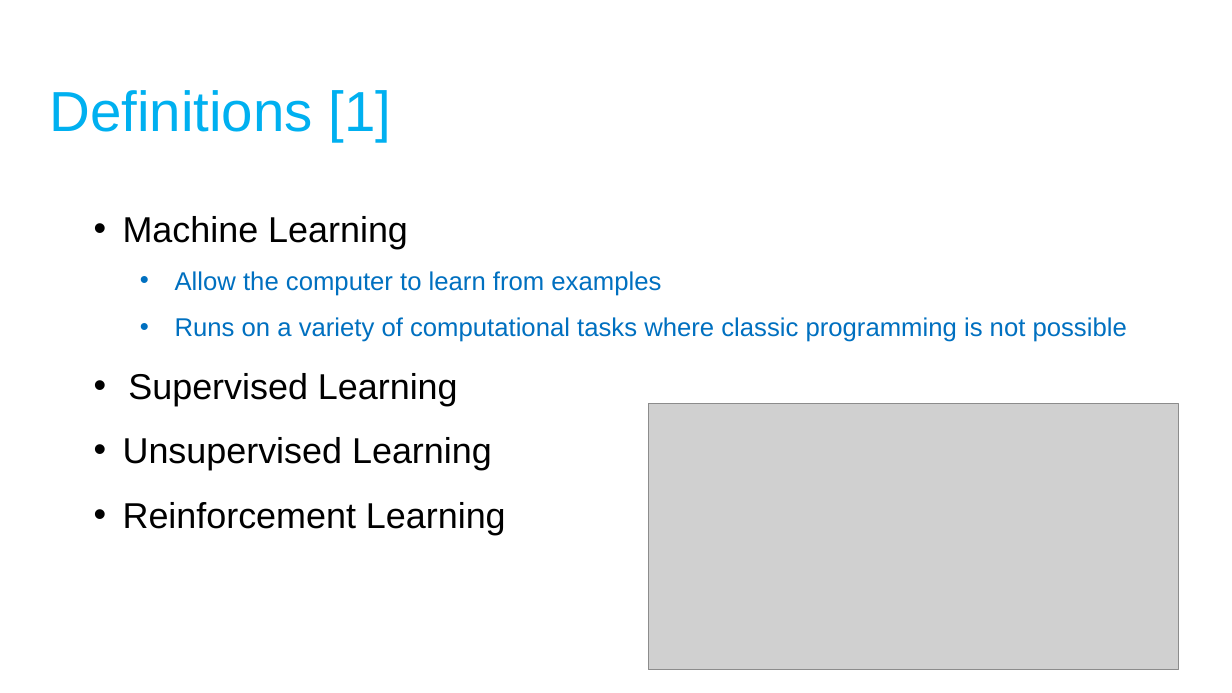
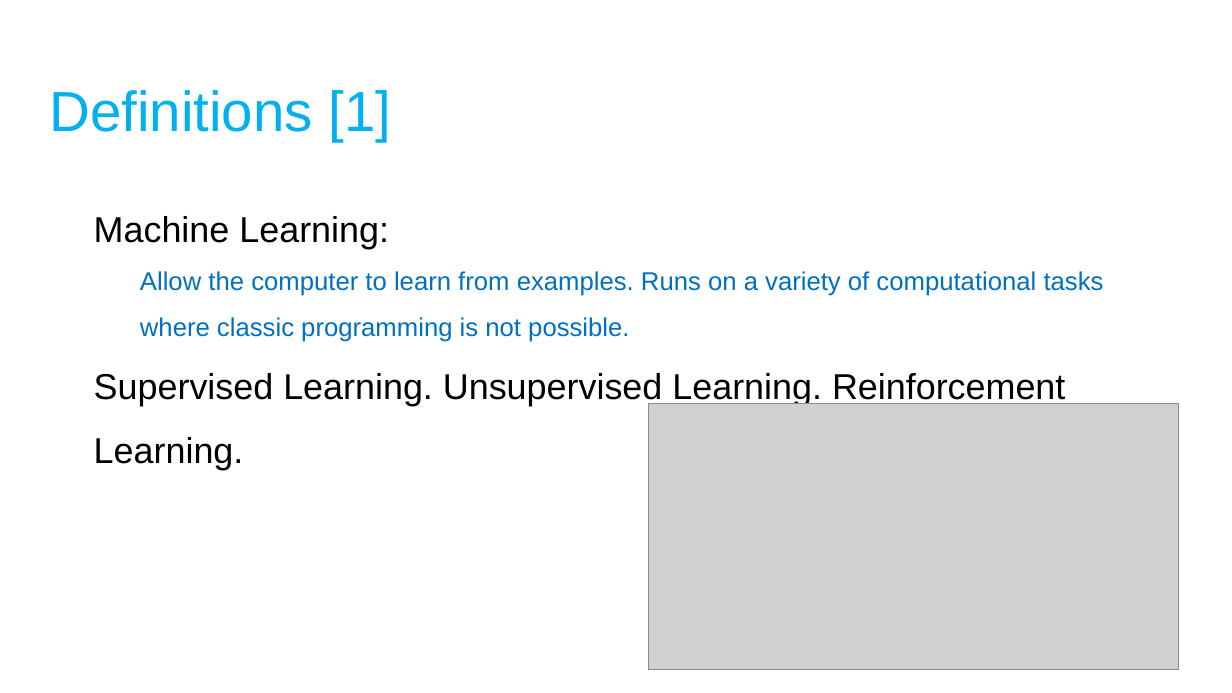
Before and after one commit to moran-abitbul/PreFix, a slide deck: slide 3 of semi.pptx. Drawn at 1232x693 pixels with LibreOffice and Linux fonts; fonts in the diff are those of the drawing; grey boxes stand for pictures. Boxes give left, top, right and bottom in pixels: in the first picture for what was removed or moved away, otherwise in the second. Text is boxed around its words. In the diff, an @@ line names an element or a change of style, - is before the commit and + after.

```diff
--- a/semi.pptx
+++ b/semi.pptx
@@ text at [94,216,1104,470]: text changed @@
-• Machine Learning
-  • Allow the computer to learn from examples
-  • Runs on a variety of computational tasks where classic programming is not possible
-• Supervised Learning
-• Unsupervised Learning
-• Reinforcement Learning
+Machine Learning:
+  Allow the computer to learn from examples. Runs on a variety of computational tasks where classic programming is not possible.
+Supervised Learning. Unsupervised Learning. Reinforcement Learning.
```
Also in this commit, not shown: 1 other slide changed, 2 other files.
